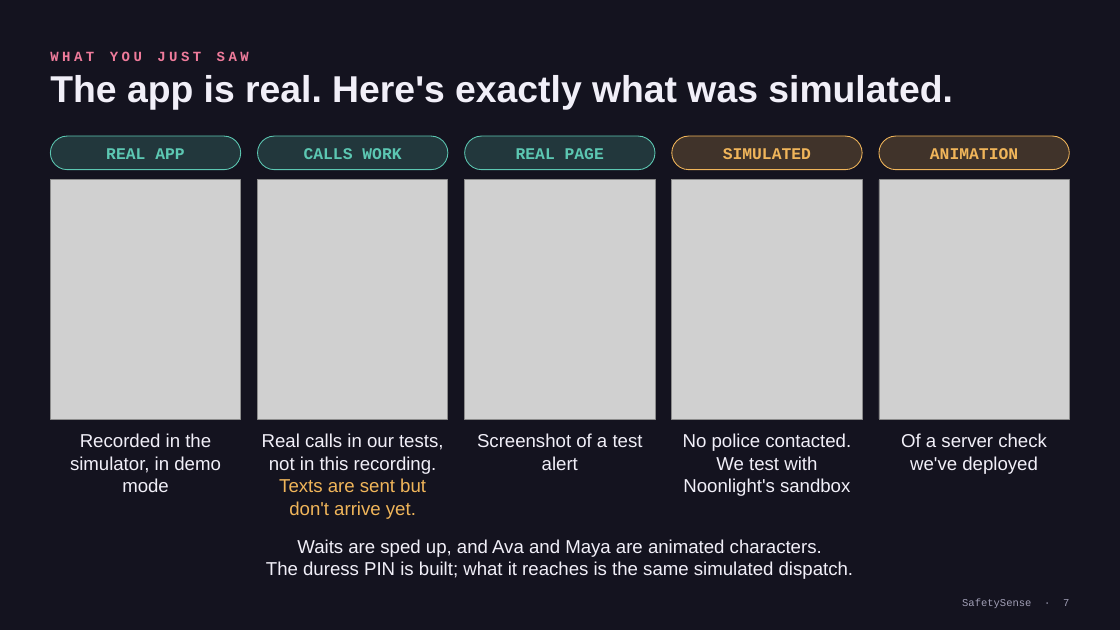
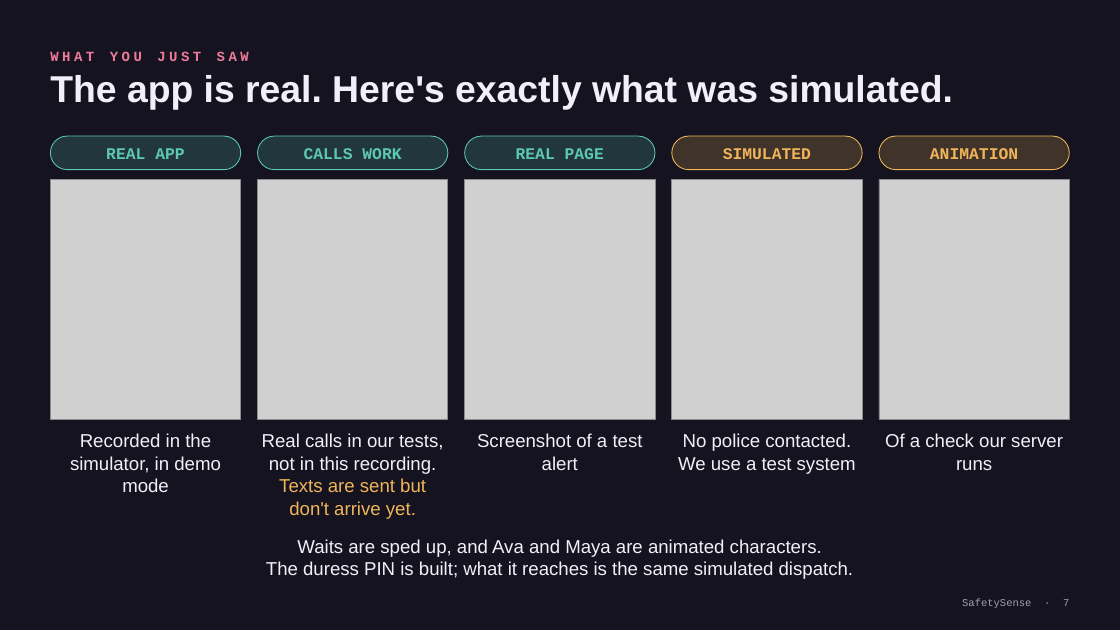
Before and after one commit to george11642/safetysense, a slide deck: slide 7 of presentation/v3/SafetySense-Finalist-Deck-final.pptx. Drawn at 1120x630 pixels with LibreOffice and Linux fonts; fonts in the diff are those of the drawing; grey boxes stand for pictures. Boxes give left, top, right and bottom in pixels: in the first picture for what was removed or moved away, otherwise in the second. Text is boxed around its words. In the diff, an @@ line names an element or a change of style, - is before the commit and + after.

```diff
--- a/presentation/v3/SafetySense-Finalist-Deck-final.pptx
+++ b/presentation/v3/SafetySense-Finalist-Deck-final.pptx
@@ text at <box>678,433,856,474</box>: text changed @@
-No police contacted. We test with Noonlight's sandbox
+No police contacted. We use a test system
@@ text at <box>885,433,1063,470</box>: text changed @@
-Of a server check we've deployed
+Of a check our server runs
```
Also in this commit, not shown: 5 other slides changed, 4 slides removed, 2 other files.
